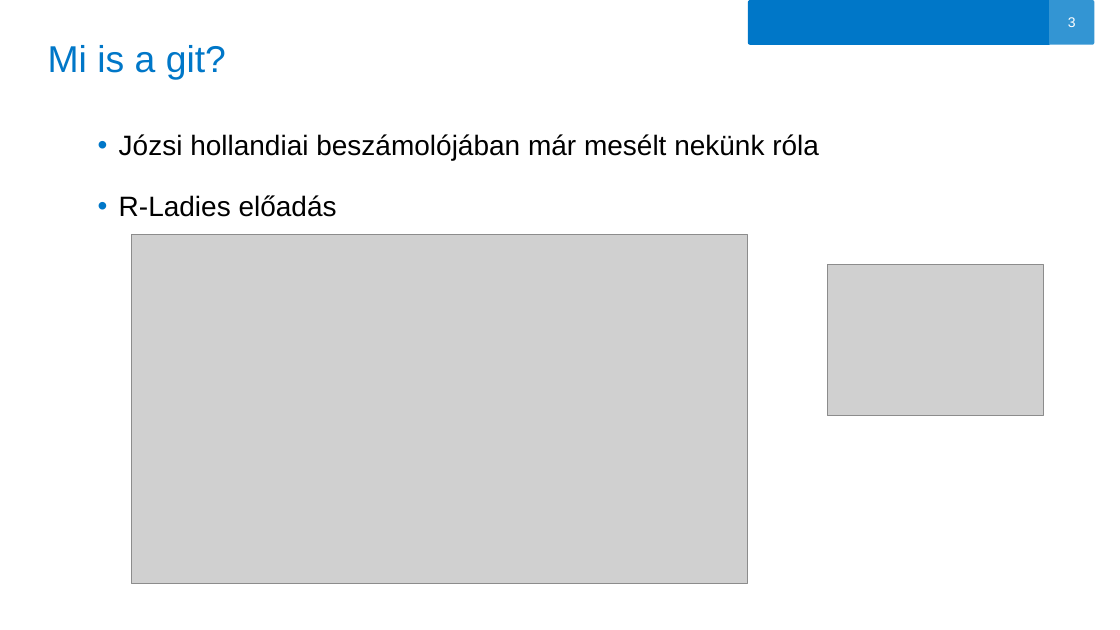
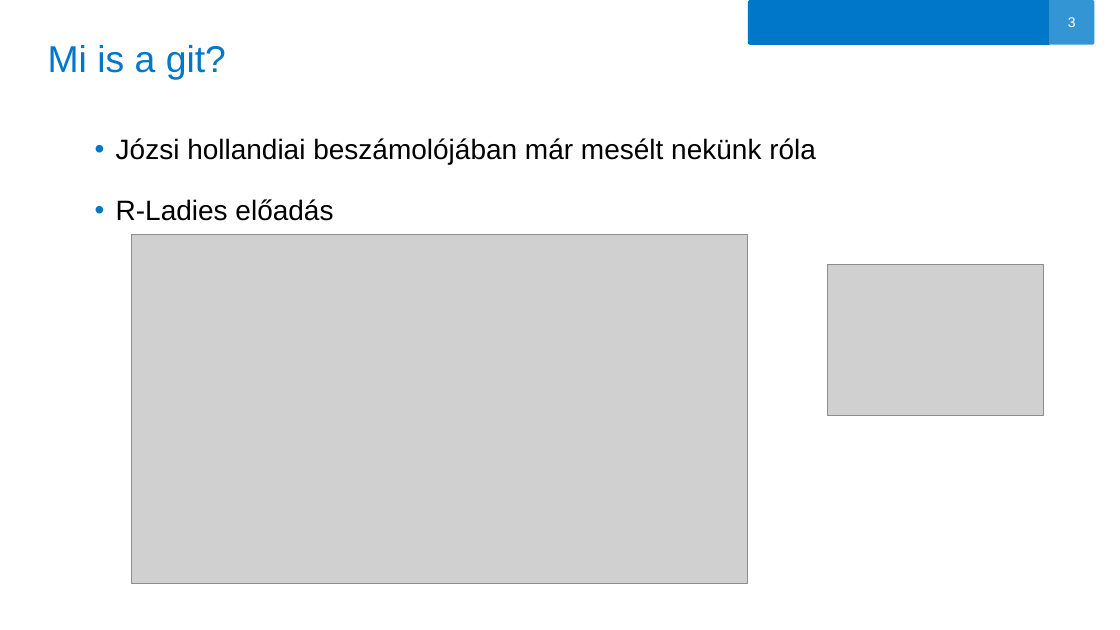
Before and after one commit to oerika1988/aegon-git-tutorial, a slide deck: slide 3 of GIT.pptx. Drawn at 1120x630 pixels with LibreOffice and Linux fonts; fonts in the diff are those of the drawing; grey boxes stand for pictures; background and template pictures are left out. Boxes give left, top, right and bottom in pixels: in the first picture for what was removed or moved away, otherwise in the second. Text is boxed around its words. In the diff, an @@ line names an element or a change of style, - is before the commit and + after.

```diff
--- a/GIT.pptx
+++ b/GIT.pptx
@@ text "Józsi hollandiai beszámolójában már mesélt ...": place and size @@
-text "Józsi hollandiai beszámolójában már mesélt ..." at (119, 134, 819, 217)
+text "Józsi hollandiai beszámolójában már mesélt ..." at (116, 138, 816, 221)
```
